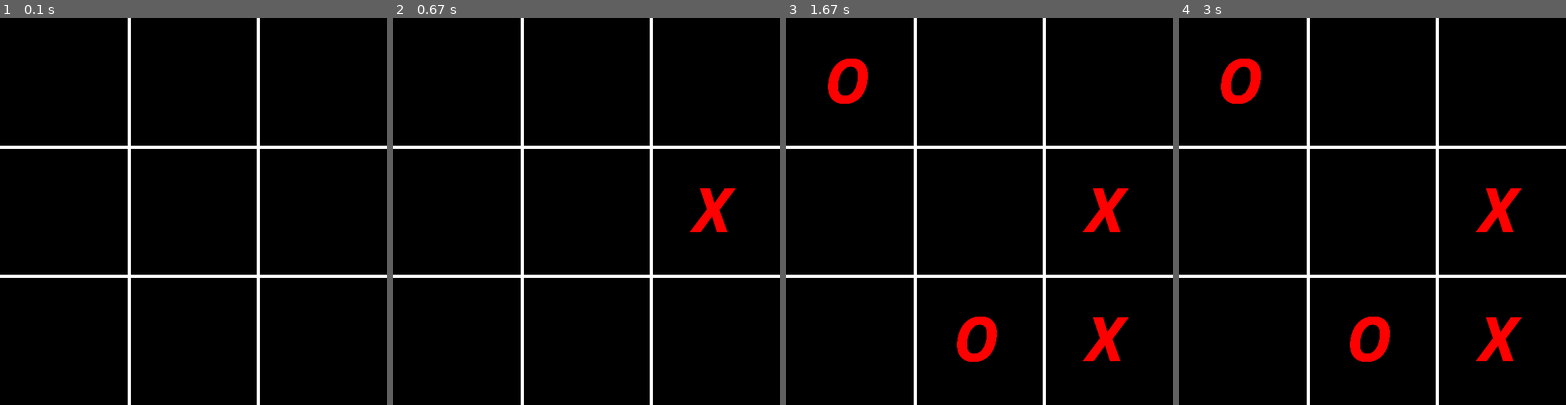
Above: before the commit, frames 1-4 (left to right).
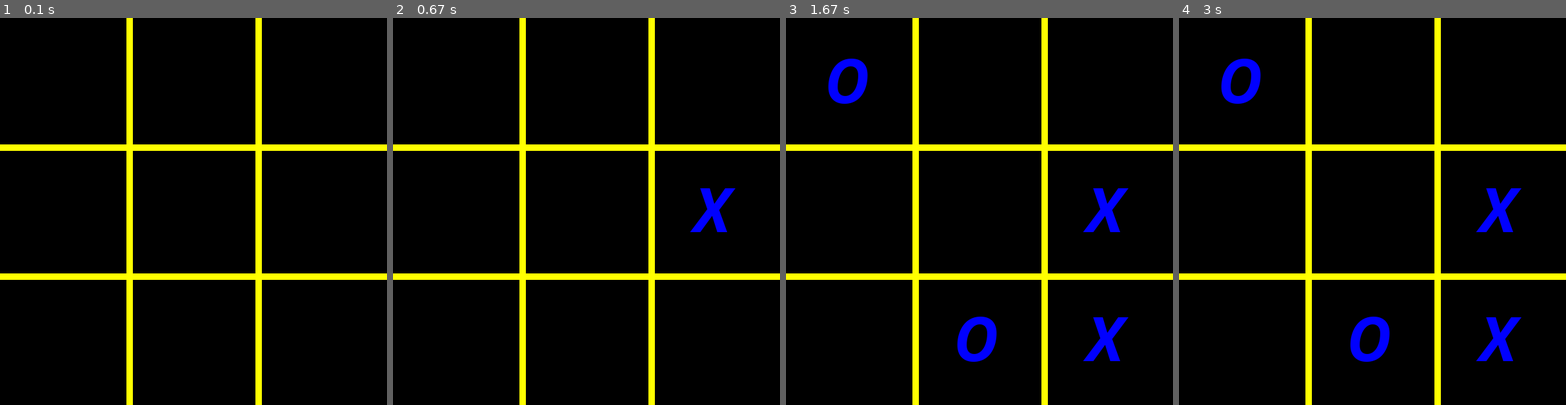
Above: after the commit, the same moments.

Repository: rRonaldo4/jogo_python
Game: pygame game, started from jogo_da_velha.py
Two runs of this game, one before a commit and one after it. Both use one fixed random seed, a clock stepped at 60 frames per second and the inputs below.
Inputs (mouse positions are in pixels of both pictures, inside the frame that each line leads up to):
- Up to frame 1 (0.1 s): no input
- Up to frame 2 (0.67 s): click (710, 199) at 0.38 s
- Up to frame 3 (1.67 s): click (1018, 296) at 0.72 s; click (1118, 346) at 1.05 s; click (886, 134) at 1.38 s
- Up to frame 4 (3 s): no input

The runs differ from the first frame. In frame 1, 6.6% of the frame differs, in the area x 0-100%, y 0-100%; in frame 2, 7.1%; in frame 3, 9.1%; in frame 4, 9.1%.

Commit message:
jogo mais enxuto

Diff:
--- a/jogo_da_velha.py
+++ b/jogo_da_velha.py
@@ -10,6 +10,17 @@
 # git branch -M main
 # git remote add origin https://github.com/rRonaldo4/jogo_python.git
 # git push -u origin main
+
+# --------------------------------------------------------------------------------------
+
+# git pull origin main
+
+# git config --global user.name
+# git config --global user.email
+# git add .
+# git commit -m 'nome da atualização'
+# git push origin main
+# git status
 
 import pygame
 
@@ -24,55 +35,26 @@
 fonte_quadrinhos = pygame.font.SysFont('Comic Sans Ms', 100, True, True)
 running = True
 
-personagem_x = fonte_quadrinhos.render('X', True, 'red')
-personagem_o = fonte_quadrinhos.render('O', True, 'red')
+personagem_x = fonte_quadrinhos.render('X', True, 'blue')
+personagem_o = fonte_quadrinhos.render('O', True, 'blue')
 
 jogador_atual = personagem_x # inicializa o jogo com x
 
 rodadas = 0
-
+tabuleiro_desenhado = False
 coordenada_x = 0
 coordenada_y = 0
 
-while running:
-    # poll for events
-    # pygame.QUIT event means the user clicked X to close your window
-    for event in pygame.event.get():
-        if event.type == pygame.QUIT:
-            running = False
-        if event.type == pygame.MOUSEBUTTONDOWN: # evento de click do mouse
-            print('clicou na tela')
-            click_pos = pygame.mouse.get_pos() # posição do mouse quando houve o evento de click
-            print('eixo x:', click_pos[0])
-            print('eixo y:', click_pos[1])
-            coordenada_x = click_pos[0]
-            coordenada_y = click_pos[1]
-            rodadas = rodadas + 1
-            if rodadas >= 10:
-                screen.fill('black')
-                rodadas = 0
-                coordenada_x = 0
-                coordenada_y = 0
+def desenha_tabuleiro(espessura, cor):
+    # Desenha o tabuleiro
+    #                                 origem    destino
+    #                                (x,   y) (x,     y)
+    pygame.draw.line(screen, cor,(200, 0),(200, 600), espessura)
+    pygame.draw.line(screen, cor,(400, 0),(400, 600), espessura)
+    pygame.draw.line(screen, cor,(0, 200),(600, 200), espessura)
+    pygame.draw.line(screen, cor,(0, 400),(600, 400), espessura)
 
-            if rodadas != 1:
-                if jogador_atual == personagem_x:
-                    jogador_atual = personagem_o
-
-                else:
-                    jogador_atual = personagem_x
-            else:
-                jogador_atual = personagem_x
-
-
-
-    # Desenha o tabuleiro
-    #                                origem    destino
-    #                                (x, y)   (x, y)
-    pygame.draw.line(screen, 'white',(200, 0),(200, 600), 5)
-    pygame.draw.line(screen, 'white',(400, 0),(400, 600), 5)
-    pygame.draw.line(screen, 'white',(0, 200),(600, 200), 5)
-    pygame.draw.line(screen, 'white',(0, 400),(600, 400), 5)
-
+def faz_jogada():
     if coordenada_x > 0 and coordenada_x < 200 and coordenada_y < 200:
         screen.blit(jogador_atual,(60,30))  #primeiro
 
@@ -100,6 +82,45 @@
     elif coordenada_x >= 400 and coordenada_y >= 400:
         screen.blit(jogador_atual,(460,430)) #nono
 
+while running:
+    # poll for events
+    # pygame.QUIT event means the user clicked X to close your window
+    for event in pygame.event.get():
+
+        if event.type == pygame.QUIT:
+            running = False
+        if event.type == pygame.MOUSEBUTTONDOWN: # evento de click do mouse
+
+            print('clicou na tela')
+            click_pos = pygame.mouse.get_pos() # posição do mouse quando houve o evento de click
+            print('eixo x:', click_pos[0])
+            print('eixo y:', click_pos[1])
+            coordenada_x = click_pos[0]
+            coordenada_y = click_pos[1]
+            rodadas = rodadas + 1
+            if rodadas >= 10:
+                screen.fill('green')
+                rodadas = 0
+                coordenada_x = 0
+                coordenada_y = 0
+                tabuleiro_desenhado = False
+
+            if rodadas != 1:
+                if jogador_atual == personagem_x:
+                    jogador_atual = personagem_o
+
+                else:
+                    jogador_atual = personagem_x
+            else:
+                jogador_atual = personagem_x
+
+            faz_jogada()
+
+    if tabuleiro_desenhado == False:
+            desenha_tabuleiro(10, 'yellow')
+            tabuleiro_desenhado = True
+    # faz_jogada()
+
     # flip() the display to put your work on screen
     pygame.display.flip()
 
